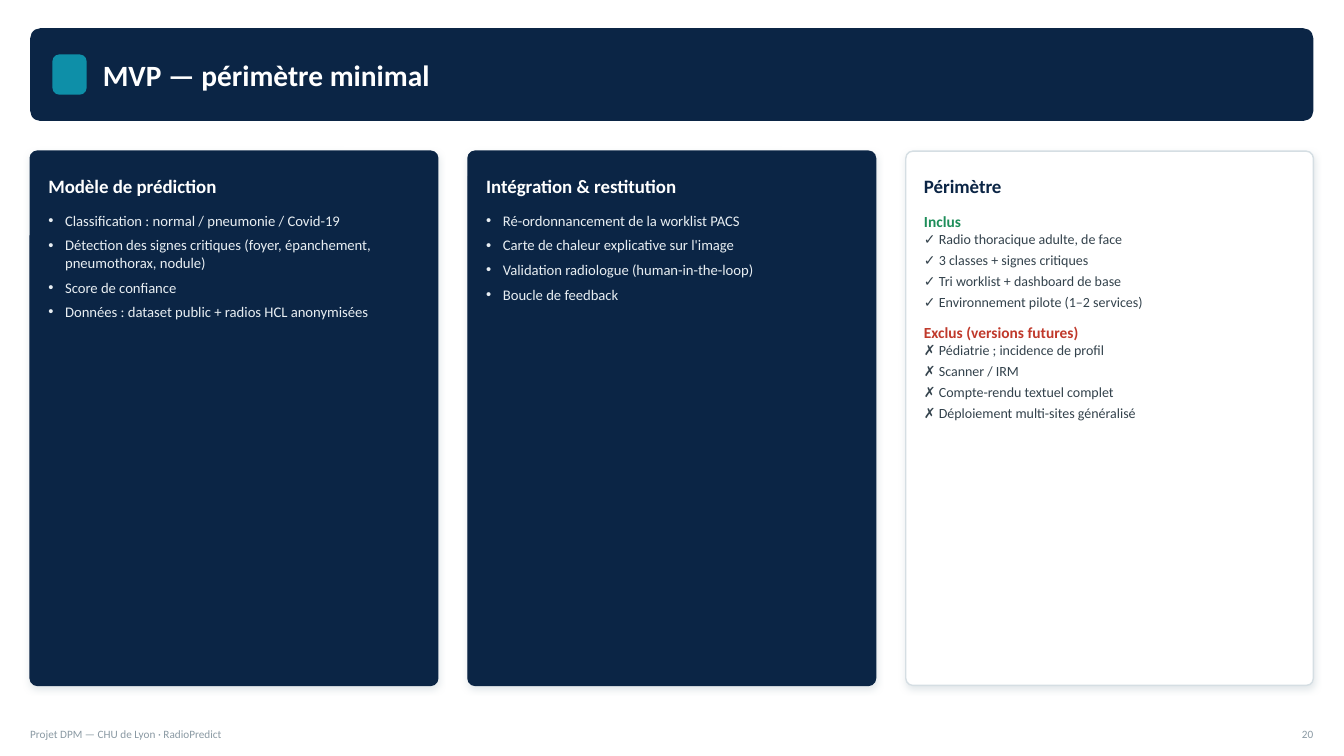
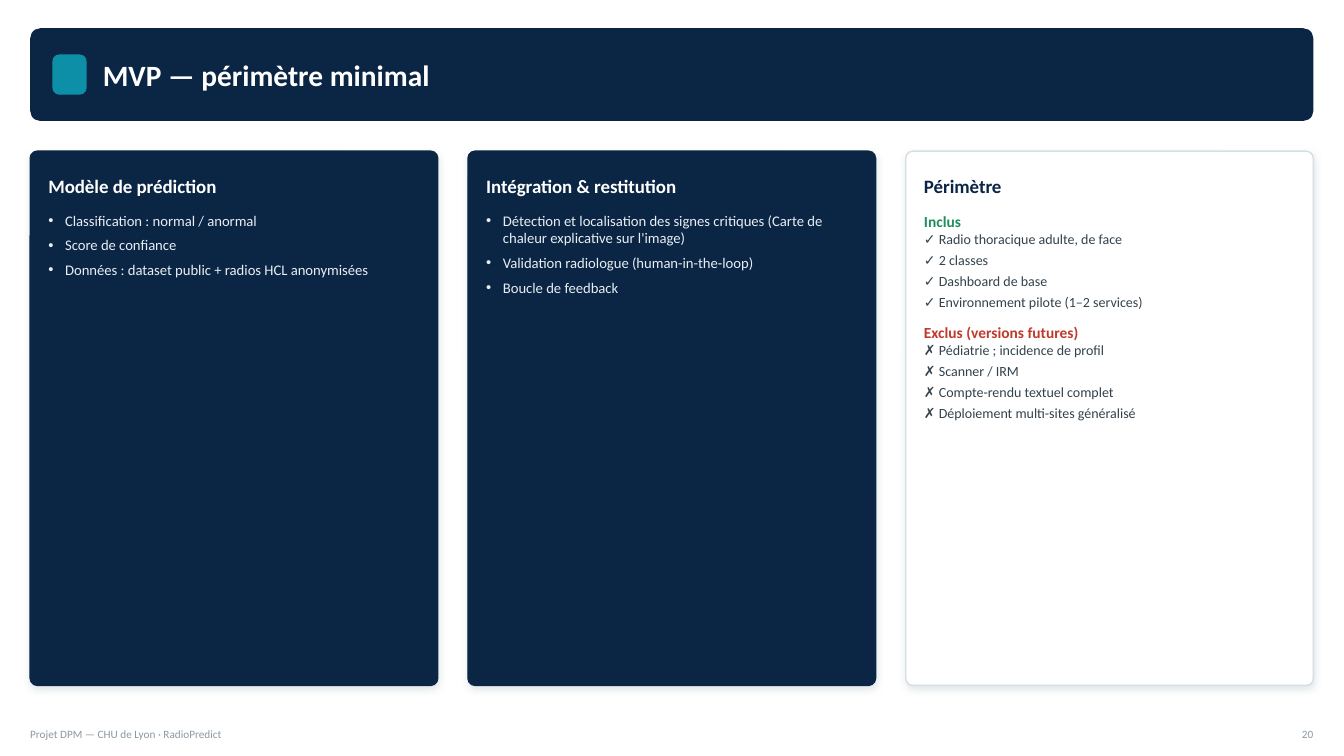
Before and after one commit to nibelune/Projet-DPM-CHU-Lyon, a slide deck: slide 20 of Deck_DPM_CHU_Lyon.pptx. Drawn at 1344x756 pixels with LibreOffice and Linux fonts; fonts in the diff are those of the drawing. Boxes give left, top, right and bottom in pixels: in the first picture for what was removed or moved away, otherwise in the second. Text is boxed around its words. In the diff, an @@ line names an element or a change of style, - is before the commit and + after.

```diff
--- a/Deck_DPM_CHU_Lyon.pptx
+++ b/Deck_DPM_CHU_Lyon.pptx
@@ text at (65,215,256,226): text changed @@
-• Classification : normal / pneumonie / Covid-19
-• Détection des signes critiques (foyer, épanchement, pneumothorax, nodule)
+• Classification : normal / anormal
@@ text at (503,215,822,246): text changed @@
-• Ré-ordonnancement de la worklist PACS
-• Carte de chaleur explicative sur l'image
+• Détection et localisation des signes critiques (Carte de chaleur explicative sur l'image)
@@ text at (939,255,1121,286): text changed @@
-✓ 3 classes + signes critiques
-✓ Tri worklist + dashboard de base
+✓ 2 classes
+✓ Dashboard de base
```
Also in this commit, not shown: 15 other slides changed, 2 other files.
